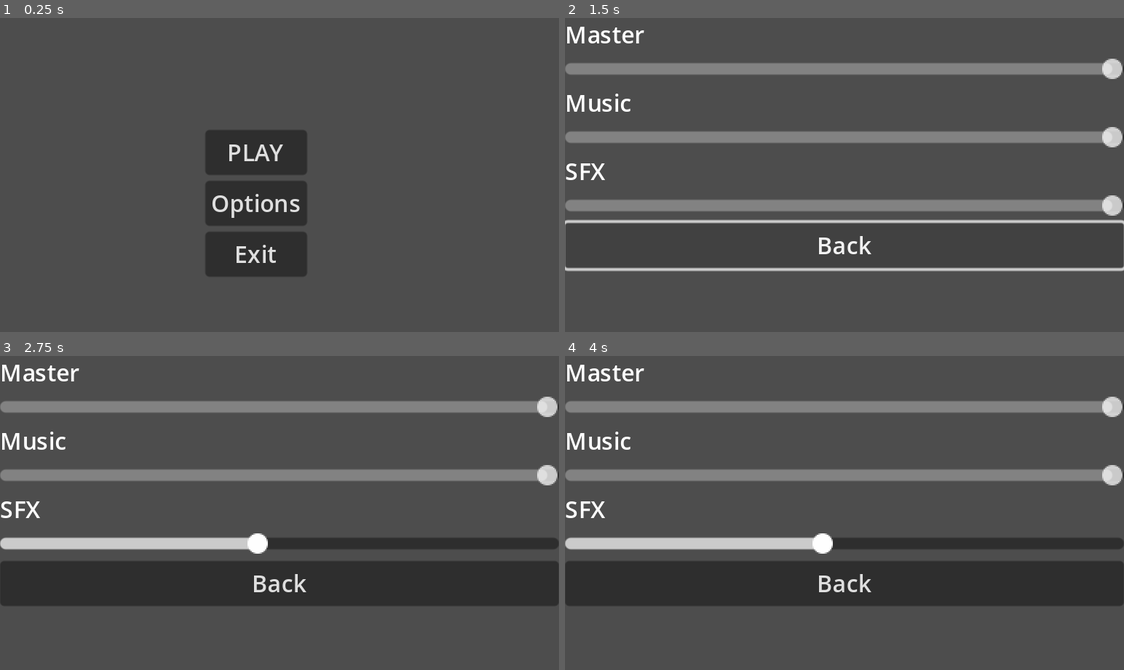
Above: before the commit, frames 1-4 (two rows, left to right).
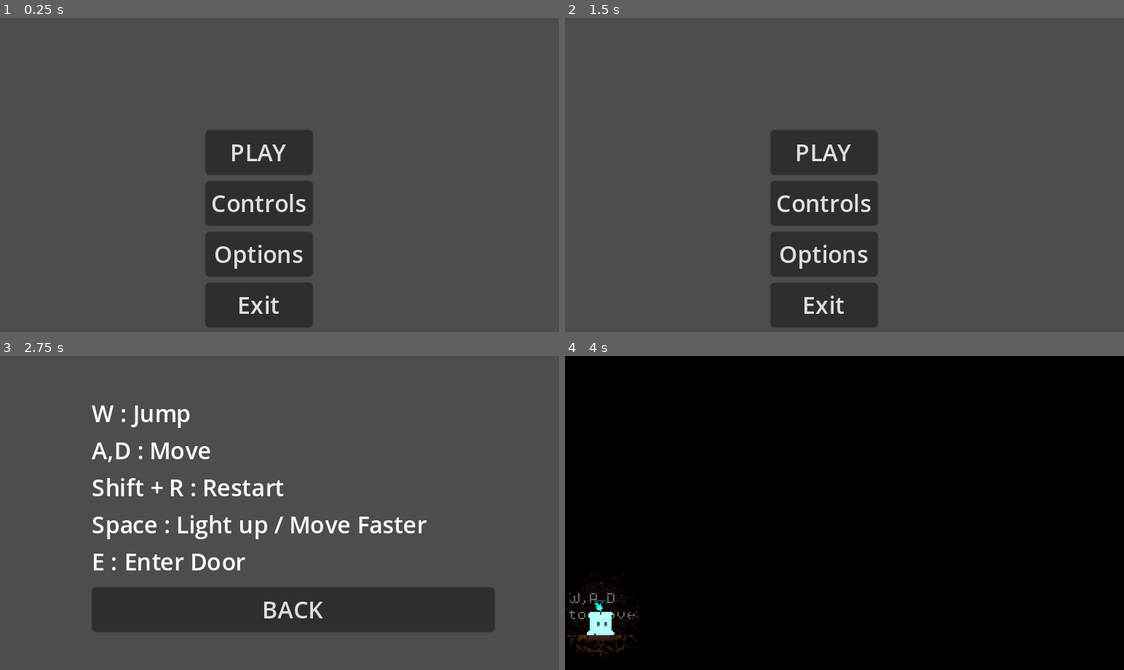
Above: after the commit, the same moments.

Repository: UlricBon/Unseen-Forces
Game: Godot game, scene res://Scene/game.tscn
The game is run twice, just before and just after one commit, with the same random seed, the same clock (stepped at 60 frames per second) and the same inputs.
Inputs (mouse positions are in pixels of both pictures, inside the frame that each line leads up to):
- Up to frame 1 (0.25 s): no input
- Up to frame 2 (1.5 s): click "Options" at 0.5 s; click "Back" at 1.25 s
- Up to frame 3 (2.75 s): click (257, 541) at 2 s, where only the run after the commit has a clickable "Controls"
- Up to frame 4 (4 s): click (855, 610) at 2.75 s, where only the run after the commit has a clickable "BACK"; click (822, 491) at 3.5 s, where only the run after the commit has a clickable "PLAY"

The runs differ from the first frame. In frame 1, 4.1% of the frame differs, in the area x 36-56%, y 35-99%; in frame 2, 22%; in frame 3, 30%; in frame 4, 100%, in the area x 0-100%, y 0-100%.

Commit message:
q

Diff:
--- a/Scene/HSlider.gd
+++ b/Scene/HSlider.gd
@@ -3,6 +3,7 @@
 @export
 var bus_name: String
 var bus_index: int
+var Audio : AudioStreamPlayer2D
 # Called when the node enters the scene tree for the first time.
 func _ready():
 	bus_index = AudioServer.get_bus_index(bus_name)
--- /dev/null
+++ b/Scene/controls.gd
@@ -0,0 +1,16 @@
+extends Node2D
+
+
+# Called when the node enters the scene tree for the first time.
+func _ready():
+	pass # Replace with function body.
+
+
+# Called every frame. 'delta' is the elapsed time since the previous frame.
+func _process(delta):
+	pass
+
+
+func _on_button_pressed():
+	get_tree().change_scene_to_file("res://Scene/game.tscn")
+	pass # Replace with function body.
--- /dev/null
+++ b/Scene/controls.tscn
@@ -0,0 +1,27 @@
+[gd_scene load_steps=2 format=3 uid="uid://c23tb0eb22y5i"]
+
+[ext_resource type="Script" path="res://Scene/controls.gd" id="1_2cm0t"]
+
+[node name="Controls" type="Node2D"]
+script = ExtResource("1_2cm0t")
+
+[node name="VBoxContainer" type="VBoxContainer" parent="."]
+offset_left = 63.0
+offset_top = 28.0
+offset_right = 340.0
+offset_bottom = 177.0
+
+[node name="Label" type="Label" parent="VBoxContainer"]
+layout_mode = 2
+text = "W : Jump
+A,D : Move
+Shift + R : Restart
+Space : Light up / Move Faster
+E : Enter Door
+"
+
+[node name="Button" type="Button" parent="VBoxContainer"]
+layout_mode = 2
+text = "BACK"
+
+[connection signal="pressed" from="VBoxContainer/Button" to="." method="_on_button_pressed"]
--- a/Scene/game.gd
+++ b/Scene/game.gd
@@ -8,16 +8,13 @@
 func _process(delta):
 	pass
 
-
-
-
-
-
-
 func _on_play_pressed():
 	get_tree().change_scene_to_file("res://Scene/level1.tscn")
 	pass # Replace with function body.
 
+func _on_controls_pressed():
+	get_tree().change_scene_to_file("res://Scene/controls.tscn")
+	pass # Replace with function body.
 
 func _on_options_pressed():
 	get_tree().change_scene_to_file("res://Scene/options.tscn")
--- a/Scene/game.tscn
+++ b/Scene/game.tscn
@@ -14,6 +14,11 @@
 layout_mode = 2
 text = "PLAY"
 
+[node name="Controls" type="Button" parent="VBoxContainer"]
+layout_mode = 2
+text = "Controls
+"
+
 [node name="Options" type="Button" parent="VBoxContainer"]
 layout_mode = 2
 text = "Options"
@@ -23,5 +28,6 @@
 text = "Exit"
 
 [connection signal="pressed" from="VBoxContainer/Play" to="." method="_on_play_pressed"]
+[connection signal="pressed" from="VBoxContainer/Controls" to="." method="_on_controls_pressed"]
 [connection signal="pressed" from="VBoxContainer/Options" to="." method="_on_options_pressed"]
 [connection signal="pressed" from="VBoxContainer/Exit" to="." method="_on_exit_pressed"]
--- a/Scene/options.gd
+++ b/Scene/options.gd
@@ -8,5 +8,24 @@
 
 # Called every frame. 'delta' is the elapsed time since the previous frame.
 func _process(delta):
-	$AudioStreamPlayer2D.play()
 	pass
+
+
+func _on_master_drag_ended(value_changed):
+	$MasterAudio.play()
+	pass # Replace with function body.
+
+
+func _on_music_drag_ended(value_changed):
+	$MusicAudio.play()
+	pass # Replace with function body.
+
+
+func _on_sfx_drag_ended(value_changed):
+	$SFXAudio.play()
+	pass # Replace with function body.
+
+
+func _on_back_pressed():
+	get_tree().change_scene_to_file("res://Scene/game.tscn")
+	pass # Replace with function body.
--- a/Scene/options.tscn
+++ b/Scene/options.tscn
@@ -2,7 +2,7 @@
 
 [ext_resource type="Script" path="res://Scene/options.gd" id="1_4bno8"]
 [ext_resource type="Script" path="res://Scene/HSlider.gd" id="1_hk4bi"]
-[ext_resource type="AudioStream" uid="uid://bib7qugxfd077" path="res://assets/sfx/wood_footstep.wav" id="2_7gtxe"]
+[ext_resource type="AudioStream" uid="uid://bcbiluhsdup66" path="res://assets/sfx/jump.wav" id="3_j2rrr"]
 
 [node name="Options" type="Node2D"]
 script = ExtResource("1_4bno8")
@@ -17,7 +17,7 @@
 
 [node name="Master" type="HSlider" parent="VBoxContainer"]
 layout_mode = 2
-value = 100.0
+value = 5.0
 script = ExtResource("1_hk4bi")
 bus_name = "Master"
 
@@ -27,7 +27,7 @@
 
 [node name="Music" type="HSlider" parent="VBoxContainer"]
 layout_mode = 2
-value = 100.0
+value = 5.0
 script = ExtResource("1_hk4bi")
 bus_name = "Master"
 
@@ -37,7 +37,7 @@
 
 [node name="SFX" type="HSlider" parent="VBoxContainer"]
 layout_mode = 2
-value = 100.0
+value = 5.0
 script = ExtResource("1_hk4bi")
 bus_name = "Master"
 
@@ -45,7 +45,24 @@
 layout_mode = 2
 text = "Back"
 
-[node name="AudioStreamPlayer2D" type="AudioStreamPlayer2D" parent="."]
-stream = ExtResource("2_7gtxe")
+[node name="MasterAudio" type="AudioStreamPlayer2D" parent="."]
+position = Vector2(0, -27)
+stream = ExtResource("3_j2rrr")
+autoplay = true
+
+[node name="MusicAudio" type="AudioStreamPlayer2D" parent="."]
+position = Vector2(0, -27)
+stream = ExtResource("3_j2rrr")
+autoplay = true
+bus = &"Music"
+
+[node name="SFXAudio" type="AudioStreamPlayer2D" parent="."]
+position = Vector2(0, -27)
+stream = ExtResource("3_j2rrr")
 autoplay = true
 bus = &"SFX"
+
+[connection signal="drag_ended" from="VBoxContainer/Master" to="." method="_on_master_drag_ended"]
+[connection signal="drag_ended" from="VBoxContainer/Music" to="." method="_on_music_drag_ended"]
+[connection signal="drag_ended" from="VBoxContainer/SFX" to="." method="_on_sfx_drag_ended"]
+[connection signal="pressed" from="VBoxContainer/Back" to="." method="_on_back_pressed"]
--- a/Scene/player.tscn
+++ b/Scene/player.tscn
@@ -405,8 +405,7 @@
 offset_top = -8.06897
 offset_right = 4.0
 offset_bottom = -7.06897
-max_value = 200.0
-value = 200.0
+value = 100.0
 texture_progress = ExtResource("6_4puhw")
 
 [node name="JumpSFX" type="AudioStreamPlayer2D" parent="."]
